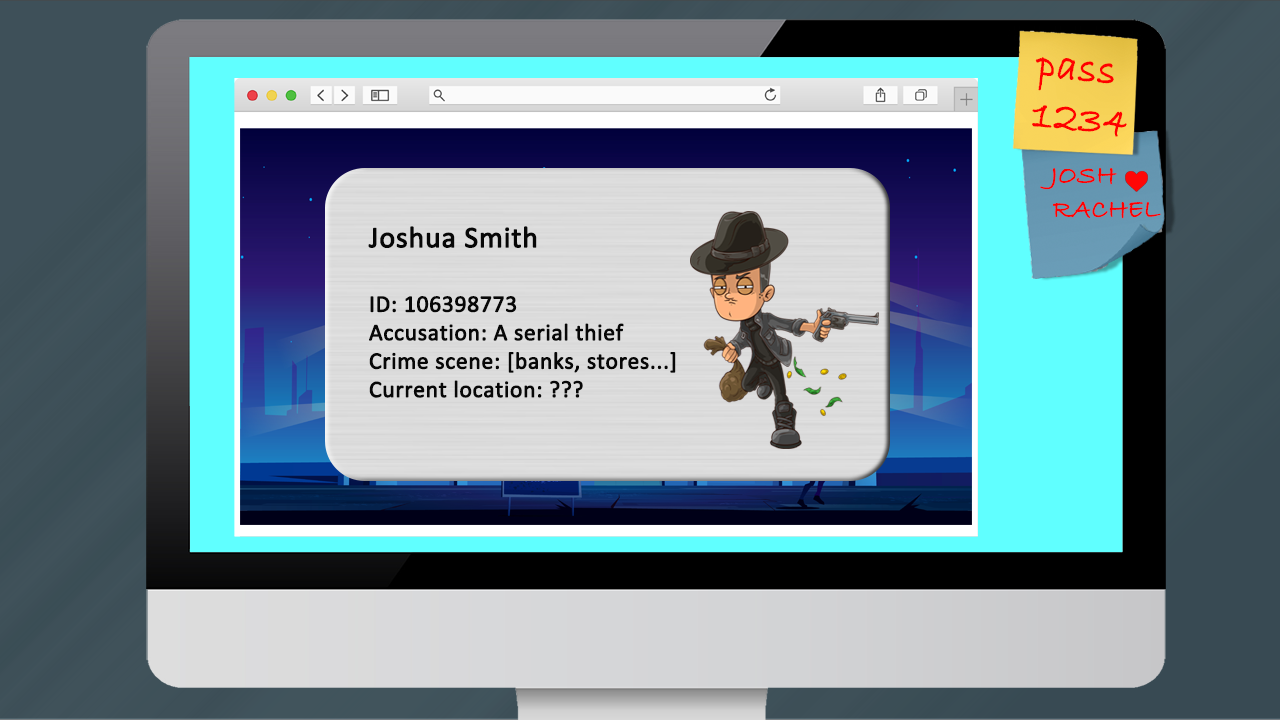
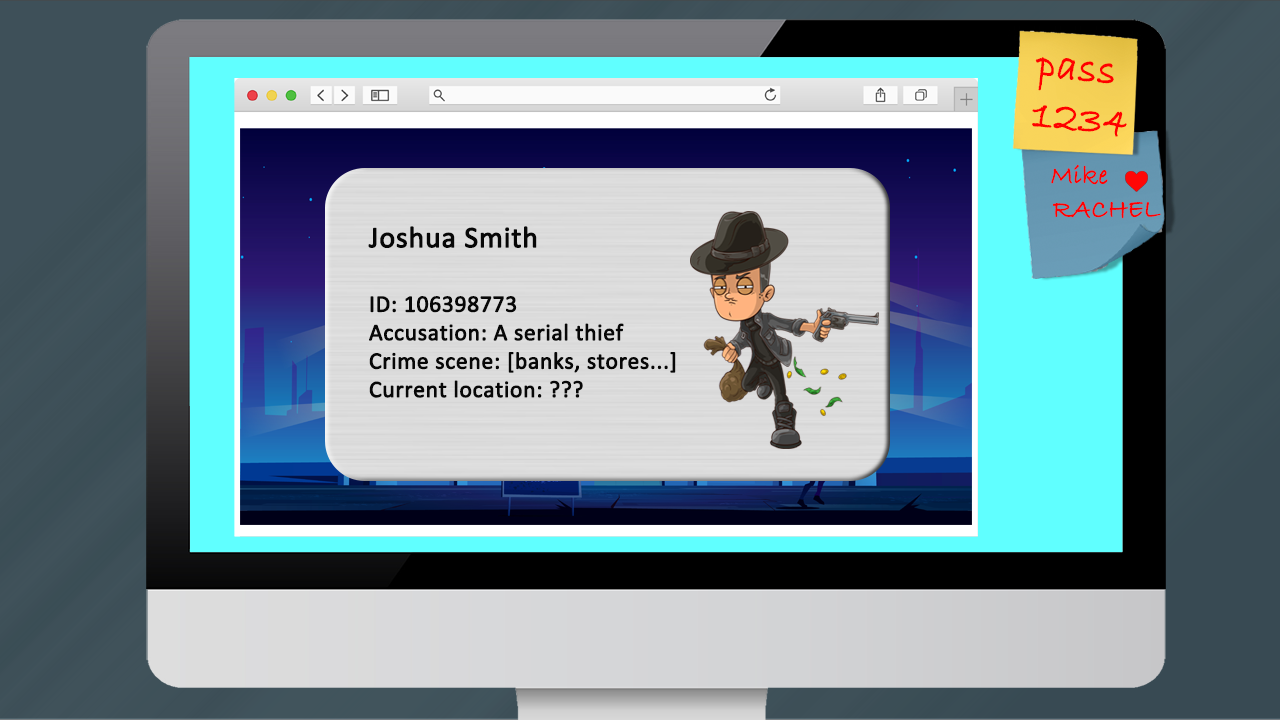
Before/after of a w=1280, h=720 layered artwork. What changed in the layer stack:
renamed "JOSH" to "Mike", painted on it over bbox(1040, 164, 1117, 190)
